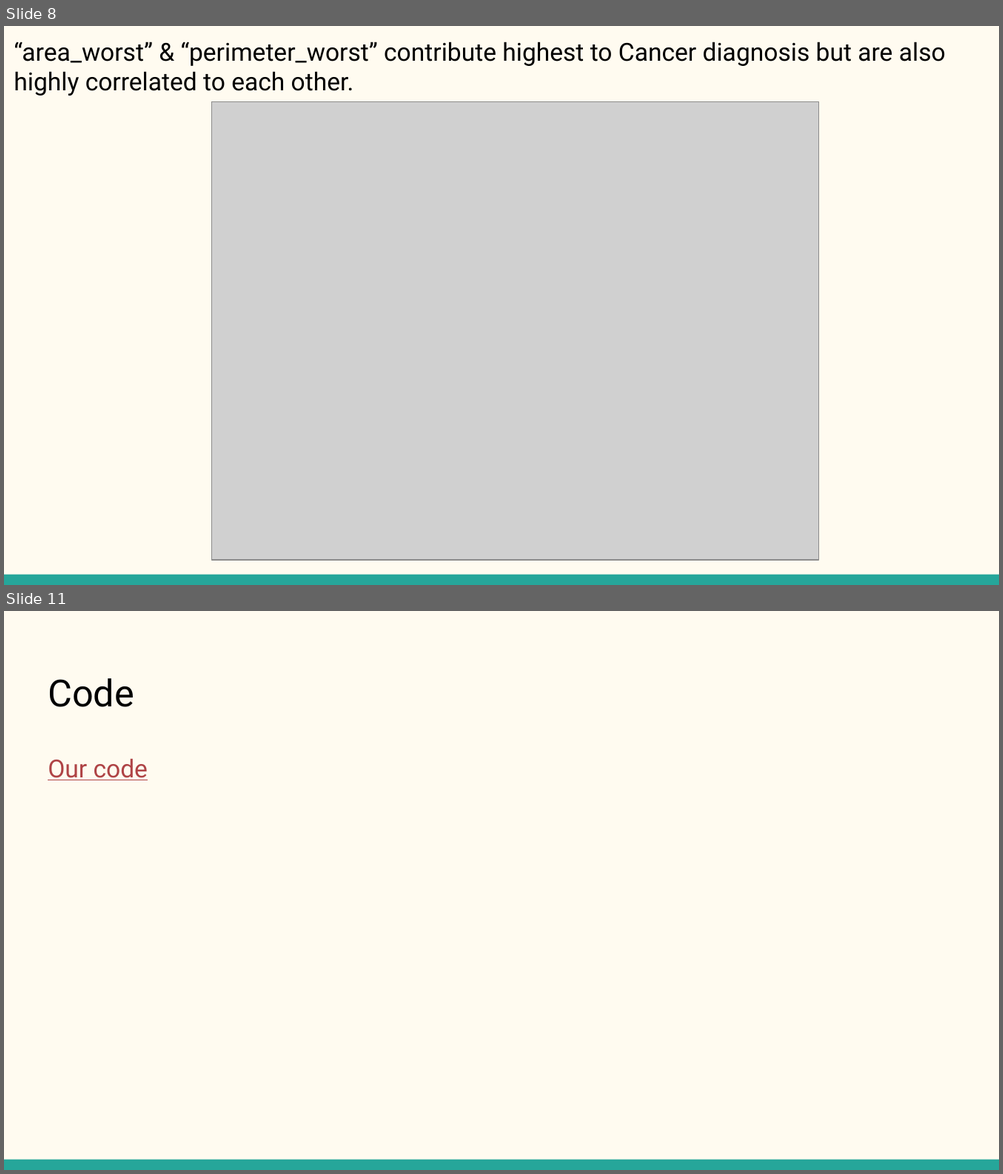
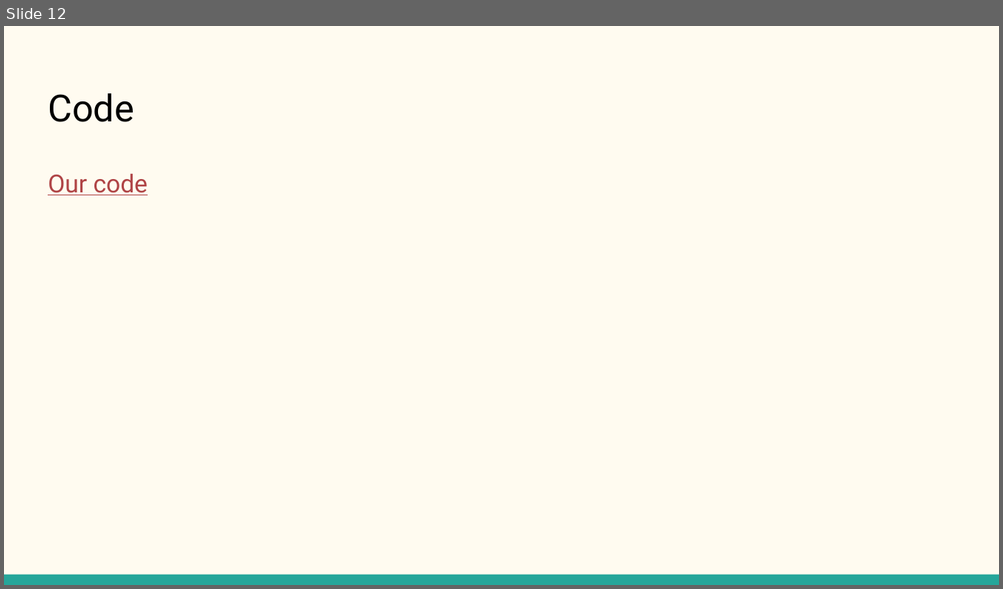
Before and after one commit to steventhestudent/CS4662_Project, a slide deck: Reports/CS 4662 Heart Failure Presentation.pptx. Shown one above the other, each under a label of ours: slides 8 and 11 before the commit, slide 12 after it; the slides between them are not shown. The pictures are 1003x1174 and 1003x589 pixels, drawn with LibreOffice and Linux fonts; fonts in the diff are those of the drawing; grey boxes stand for pictures. Boxes give left, top, right and bottom in pixels: in the first picture for what was removed or moved away, otherwise in the second. Text is boxed around its words. In the diff, an @@ line names an element or a change of style, - is before the commit and + after.

```diff
--- a/Reports/CS 4662 Heart Failure Presentation.pptx
+++ b/Reports/CS 4662 Heart Failure Presentation.pptx
@@ slide 8 removed at (4, 26, 999, 585), background #FFFBF0; not listed: 1 template element that a slide beside it also shows @@
@@ title removed at (14, 42, 945, 96) @@
-“area_worst” & “perimeter_worst” contribute highest to Cancer diagnosis but are also highly correlated to each other.
@@ picture removed at (212, 101, 819, 560) @@
@@ what was slide 11 is now slide 12 @@
```
Also in this commit, not shown: 2 slides changed, 5 slides added, 3 other slides removed, 4 other files.
